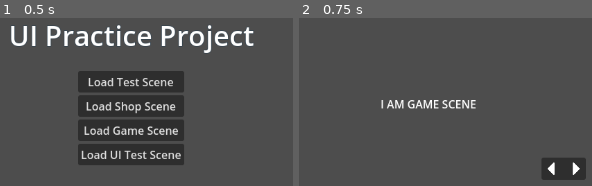
Above: before the commit, frames 1-2 (left to right).
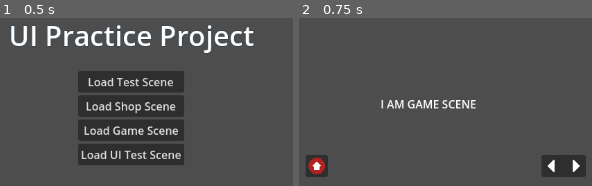
Above: after the commit, the same moments.

Repository: DSurguy/spring-2024-2d-jam
Game: Godot game, scene res://scenes/MainScene/MainScene.tscn
Two runs of this game, one before a commit and one after it. Both use one fixed random seed, a clock stepped at 60 frames per second and the inputs below.
Inputs:
- Up to frame 1 (0.5 s): no input
- Up to frame 2 (0.75 s): click "Load Game Scene" at 0.5 s

Frame 1 is identical in both runs. In frame 2, 1.6% of the frame differs, in the area x 2-98%, y 81-97%.

Commit message:
Resize and add Ascend UI

Diff:
--- a/scenes/GameScene/GameScene.tscn
+++ b/scenes/GameScene/GameScene.tscn
@@ -7,6 +7,7 @@
 [ext_resource type="Script" path="res://scenes/GameScene/Station.gd" id="3_eqivj"]
 [ext_resource type="Script" path="res://scenes/GameScene/Player.gd" id="3_jl034"]
 [ext_resource type="PackedScene" uid="uid://30roy3p4ivnh" path="res://scenes/UI/Stations/Helm/HelmUI.tscn" id="6_115t8"]
+[ext_resource type="PackedScene" uid="uid://d3g07ric82rh7" path="res://scenes/UI/Stations/Ascend/AscendUI.tscn" id="7_nrlsp"]
 
 [sub_resource type="RectangleShape2D" id="RectangleShape2D_8nvpx"]
 
@@ -26,6 +27,9 @@
 size = Vector2(480, 32)
 
 [sub_resource type="RectangleShape2D" id="RectangleShape2D_oke5l"]
+size = Vector2(32, 32)
+
+[sub_resource type="RectangleShape2D" id="RectangleShape2D_fy8i3"]
 size = Vector2(32, 32)
 
 [sub_resource type="CircleShape2D" id="CircleShape2D_0n5r2"]
@@ -112,10 +116,34 @@
 debug_color = Color(0.778598, 0.438096, 0.0171958, 0.42)
 
 [node name="HelmUI" parent="Submarine/Stations/Helm" instance=ExtResource("6_115t8")]
+anchors_preset = 7
+anchor_left = 0.5
+anchor_top = 1.0
+anchor_right = 0.5
+anchor_bottom = 1.0
 offset_left = -32.0
-offset_top = -52.0
+offset_top = -56.0
 offset_right = 32.0
-offset_bottom = -20.0
+offset_bottom = -24.0
+grow_horizontal = 2
+grow_vertical = 0
+
+[node name="Ascend" type="Node2D" parent="Submarine/Stations"]
+position = Vector2(-164, 32)
+
+[node name="AscendUI" parent="Submarine/Stations/Ascend" instance=ExtResource("7_nrlsp")]
+offset_left = -16.0
+offset_top = -56.0
+offset_right = 16.0
+offset_bottom = -24.0
+
+[node name="Station" type="Node2D" parent="Submarine/Stations/Ascend"]
+
+[node name="Area2D" type="Area2D" parent="Submarine/Stations/Ascend/Station"]
+
+[node name="CollisionShape2D" type="CollisionShape2D" parent="Submarine/Stations/Ascend/Station/Area2D"]
+shape = SubResource("RectangleShape2D_fy8i3")
+debug_color = Color(0.780392, 0.439216, 0.0156863, 0.419608)
 
 [node name="Environment" type="Node2D" parent="."]
 position = Vector2(0, 300)
--- a/scenes/UI/Stations/Ascend/AscendButton.gd
+++ b/scenes/UI/Stations/Ascend/AscendButton.gd
@@ -3,4 +3,4 @@
 @export var color: Color = Color.FIREBRICK
 
 func _draw():
-	draw_circle(Vector2(0,0), 20.0, color)
+	draw_circle(Vector2(0,0), 12.0, color)
--- a/scenes/UI/Stations/Ascend/AscendUI.tscn
+++ b/scenes/UI/Stations/Ascend/AscendUI.tscn
@@ -7,8 +7,8 @@
 [node name="AscendUI" type="Control"]
 layout_mode = 3
 anchors_preset = 0
-offset_right = 50.0
-offset_bottom = 50.0
+offset_right = 32.0
+offset_bottom = 32.0
 script = ExtResource("1_krtpo")
 
 [node name="Panel" type="Panel" parent="."]
@@ -21,12 +21,9 @@
 
 [node name="VBoxContainer" type="VBoxContainer" parent="Panel"]
 layout_mode = 1
-anchors_preset = 14
-anchor_top = 0.5
+anchors_preset = 15
 anchor_right = 1.0
-anchor_bottom = 0.5
-offset_top = -20.0
-offset_bottom = 20.0
+anchor_bottom = 1.0
 grow_horizontal = 2
 grow_vertical = 2
 alignment = 1
@@ -40,17 +37,17 @@
 script = ExtResource("3_82q1k")
 
 [node name="TextureRect" type="TextureRect" parent="Panel/VBoxContainer/HBoxContainer/Node2D"]
-custom_minimum_size = Vector2(24, 24)
+custom_minimum_size = Vector2(12, 12)
 layout_mode = 1
 anchors_preset = 8
 anchor_left = 0.5
 anchor_top = 0.5
 anchor_right = 0.5
 anchor_bottom = 0.5
-offset_left = -12.0
-offset_top = -12.0
-offset_right = 12.0
-offset_bottom = 12.0
+offset_left = -6.0
+offset_top = -6.0
+offset_right = 6.0
+offset_bottom = 6.0
 grow_horizontal = 2
 grow_vertical = 2
 texture = ExtResource("2_8xwqa")
Not shown: 1 places in scenes/GameScene/GameScene.tscn that only renumber resources
